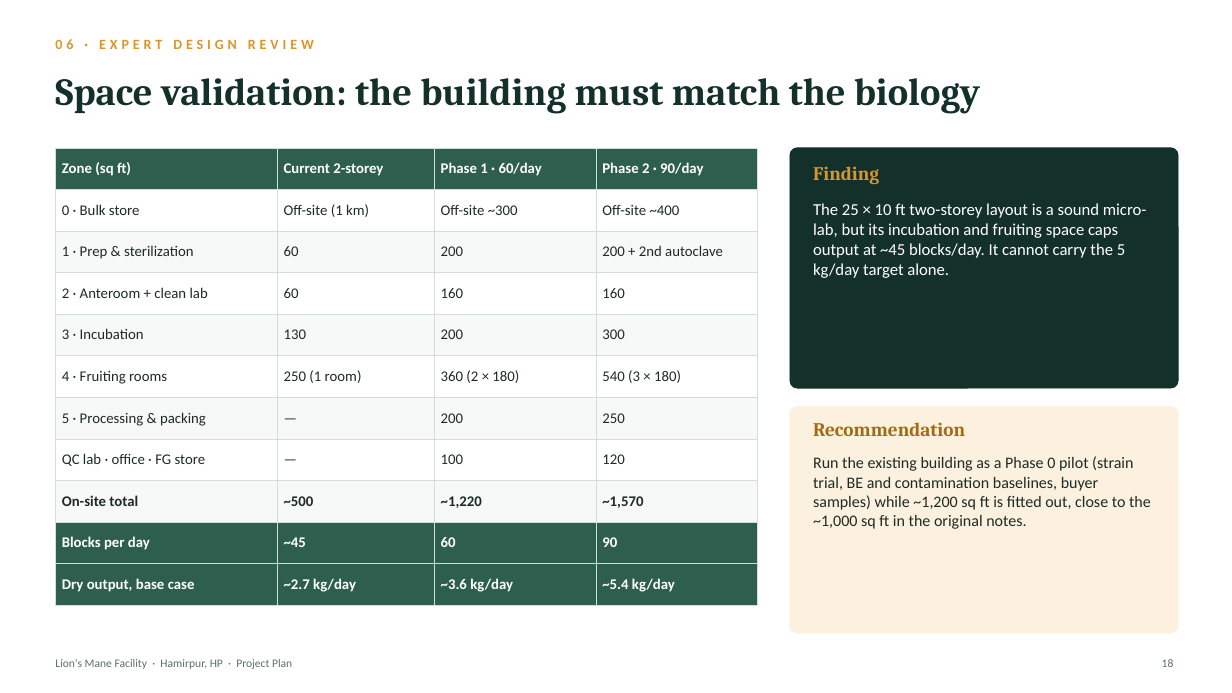
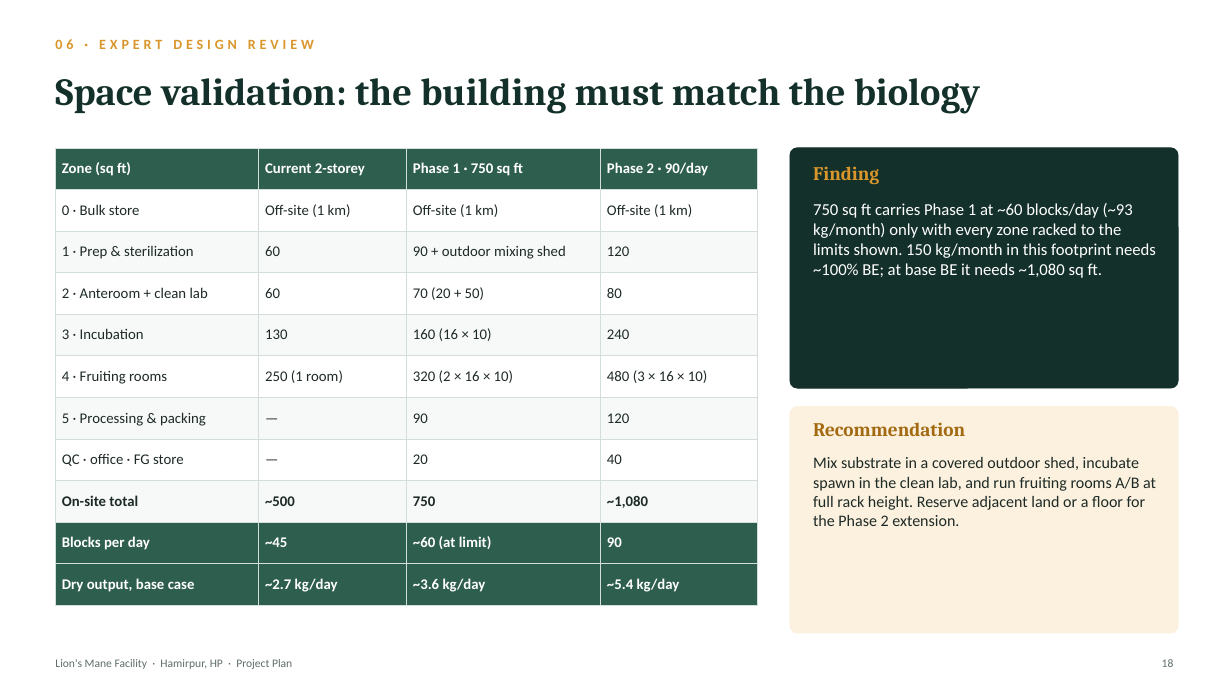
Before and after one commit to Devesh-bhardwaj/tictactoe, a slide deck: slide 18 of Lions_Mane_Facility_Project_Plan.pptx. Drawn at 1232x693 pixels with LibreOffice and Linux fonts; fonts in the diff are those of the drawing. Boxes give left, top, right and bottom in pixels: in the first picture for what was removed or moved away, otherwise in the second. Text is boxed around its words. In the diff, an @@ line names an element or a change of style, - is before the commit and + after.

```diff
--- a/Lions_Mane_Facility_Project_Plan.pptx
+++ b/Lions_Mane_Facility_Project_Plan.pptx
@@ table at (55, 148, 758, 596) @@
-row 1, column 3: Phase 1 · 60/day
+row 1, column 3: Phase 1 · 750 sq ft
-row 2, column 3: Off-site ~300
+row 2, column 3: Off-site (1 km)
-row 2, column 4: Off-site ~400
+row 2, column 4: Off-site (1 km)
-row 3, column 3: 200
+row 3, column 3: 90 + outdoor mixing shed
-row 3, column 4: 200 + 2nd autoclave
+row 3, column 4: 120
-row 4, column 3: 160
+row 4, column 3: 70 (20 + 50)
-row 4, column 4: 160
+row 4, column 4: 80
-row 5, column 3: 200
+row 5, column 3: 160 (16 × 10)
-row 5, column 4: 300
+row 5, column 4: 240
-row 6, column 3: 360 (2 × 180)
+row 6, column 3: 320 (2 × 16 × 10)
-row 6, column 4: 540 (3 × 180)
+row 6, column 4: 480 (3 × 16 × 10)
-row 7, column 3: 200
+row 7, column 3: 90
-row 7, column 4: 250
+row 7, column 4: 120
-row 8: QC lab · office · FG store | — | 100 | 120
+row 8: QC · office · FG store | — | 20 | 40
-row 9, column 3: ~1,220
+row 9, column 3: 750
-row 9, column 4: ~1,570
+row 9, column 4: ~1,080
-row 10, column 3: 60
+row 10, column 3: ~60 (at limit)
@@ text at (813, 203, 1156, 278): text changed @@
-The 25 × 10 ft two-storey layout is a sound micro-lab, but its incubation and fruiting space caps output at ~45 blocks/day. It cannot carry the 5 kg/day target alone.
+750 sq ft carries Phase 1 at ~60 blocks/day (~93 kg/month) only with every zone racked to the limits shown. 150 kg/month in this footprint needs ~100% BE; at base BE it needs ~1,080 sq ft.
@@ text at (813, 457, 1156, 526): text changed @@
-Run the existing building as a Phase 0 pilot (strain trial, BE and contamination baselines, buyer samples) while ~1,200 sq ft is fitted out, close to the ~1,000 sq ft in the original notes.
+Mix substrate in a covered outdoor shed, incubate spawn in the clean lab, and run fruiting rooms A/B at full rack height. Reserve adjacent land or a floor for the Phase 2 extension.
```
Also in this commit, not shown: 10 other slides changed.
